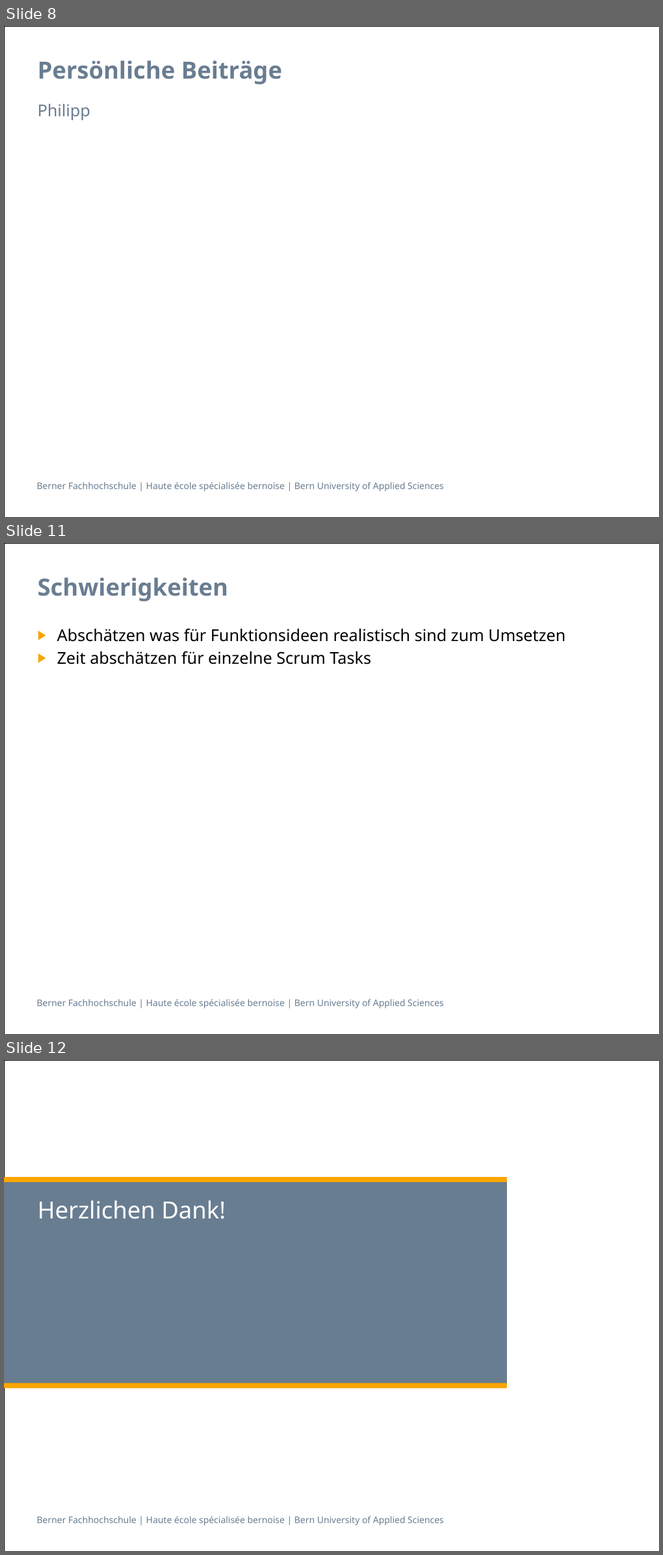
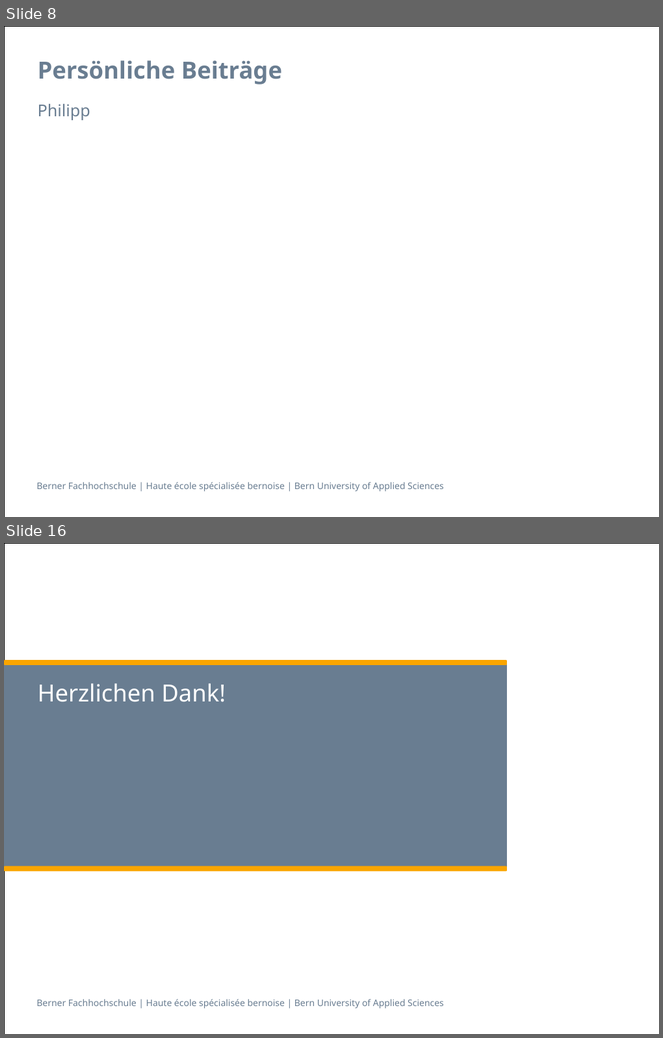
Before and after one commit to zyssm4/ch.bfh.btx8081.w2015.red, a slide deck: doc/Task14/task14_presentation Schlurp.pptx. Shown one above the other, each under a label of ours: slides 8, 11 and 12 before the commit, slides 8 and 16 after it; the slides between them are not shown. The pictures are 663x1555 and 663x1038 pixels, drawn with LibreOffice and Linux fonts; fonts in the diff are those of the drawing; background and template pictures are left out. Boxes give left, top, right and bottom in pixels: in the first picture for what was removed or moved away, otherwise in the second. Text is boxed around its words. In the diff, an @@ line names an element or a change of style, - is before the commit and + after.

```diff
--- a/doc/Task14/task14_presentation Schlurp.pptx
+++ b/doc/Task14/task14_presentation Schlurp.pptx
@@ slide 11 removed at <box>4,543,659,1034</box>, background #FFFFFF; not listed: 2 template elements that a slide beside it also shows @@
@@ title removed at <box>38,577,229,601</box> @@
-Schwierigkeiten
@@ text removed at <box>57,628,566,665</box> @@
-▶ Abschätzen was für Funktionsideen realistisch sind zum Umsetzen
-▶ Zeit abschätzen für einzelne Scrum Tasks
@@ what was slide 12 is now slide 16 @@
```
Also in this commit, not shown: 2 slides changed, 6 slides added, 1 other slide removed.
